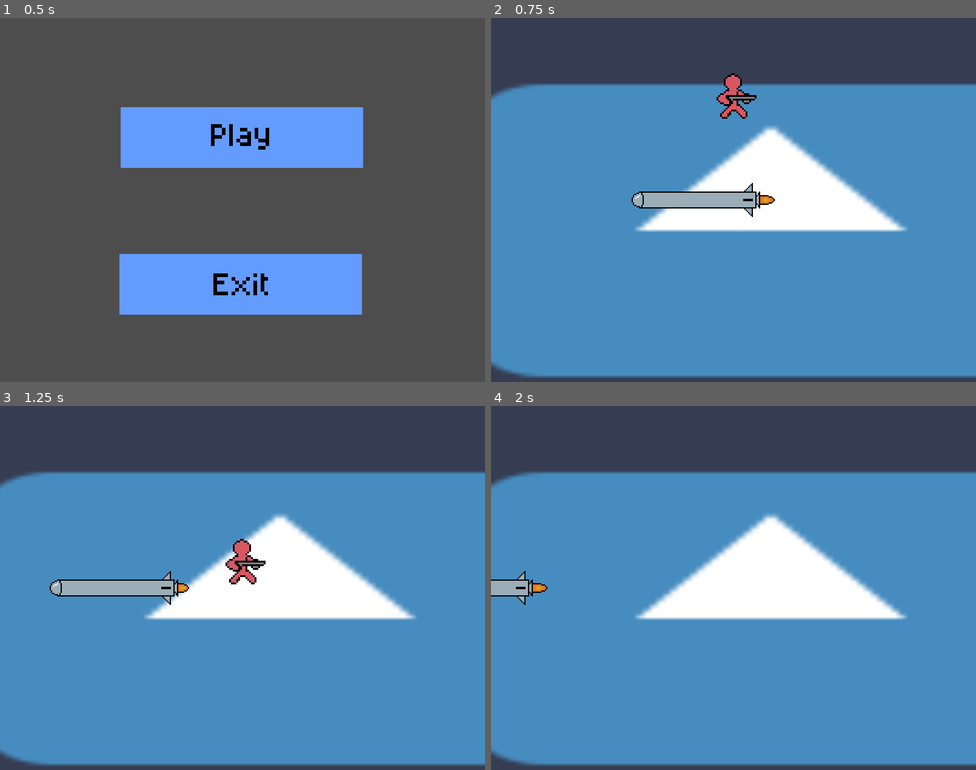
Above: before the commit, frames 1-4 (two rows, left to right).
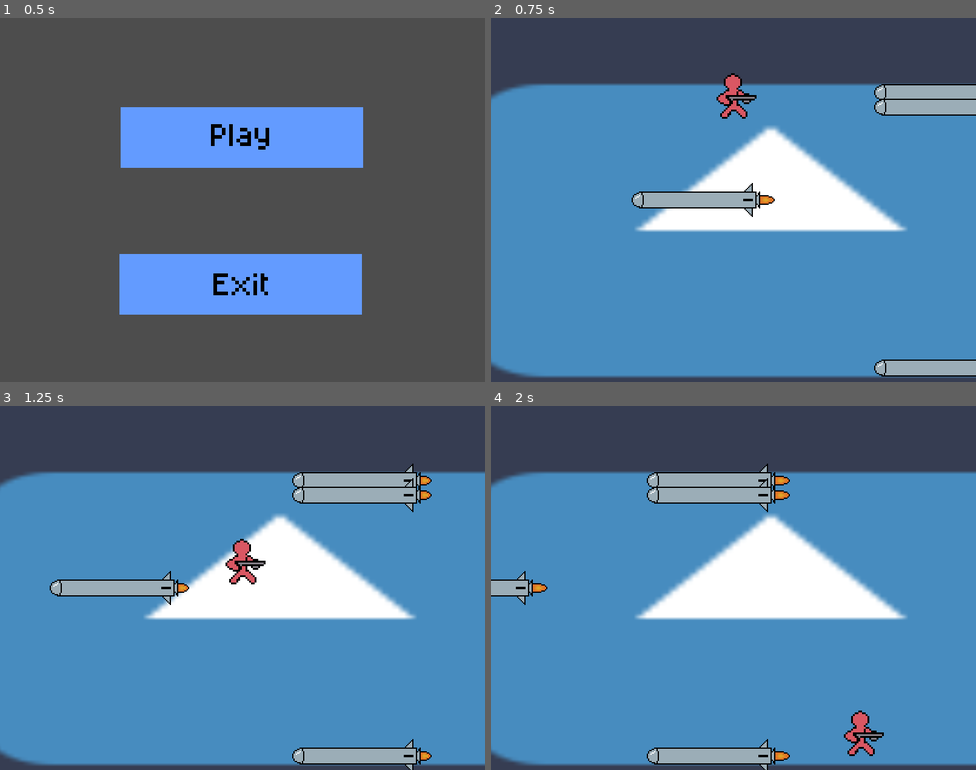
Above: after the commit, the same moments.

Repository: terminator0521/air-jumper
Game: Godot game, scene res://scenes/start_menu.tscn
The game is run twice, just before and just after one commit, with the same random seed, the same clock (stepped at 60 frames per second) and the same inputs. The engine's default icon, where the game draws it, is replaced by a stand-in: a white triangle on a blue panel in a dark square.
Inputs (mouse positions are in pixels of both pictures, inside the frame that each line leads up to):
- Up to frame 1 (0.5 s): no input
- Up to frame 2 (0.75 s): click (733, 138) at 0.5 s
- Up to frame 3 (1.25 s): no input
- Up to frame 4 (2 s): hold Right from 1.28 s (still down); tap Z (jump) at 1.52 s

Frame 1 is identical in both runs. In frame 2, 2.7% of the frame differs, in the area x 79-100%, y 18-99%; in frame 3, 3.7%; in frame 4, 4.3%, in the area x 32-81%, y 15-100%.

Commit message:
add spawn first wave rocket (debug)

Diff:
--- a/scripts/game.gd
+++ b/scripts/game.gd
@@ -1,7 +1,7 @@
 extends Node2D
 
-signal rocket_reset(pos: Vector2)
-signal rocket_offscreen
+signal rocket_reset(id, pos: Vector2)
+signal rocket_offscreen(id)
 # Called when the node enters the scene tree for the first time.
 func _ready() -> void:
 	pass # Replace with function body.
--- a/scripts/platform_mgr.gd
+++ b/scripts/platform_mgr.gd
@@ -7,18 +7,18 @@
 const _ROCKET_SCENE = preload("res://objects/rocket_template.tscn")
 const _start_x = 400
 const _SPAWN_POS_Y: Array[Vector2] = [
-	Vector2(-250, _start_x),
-	Vector2(250, _start_x),
-	Vector2(167, _start_x),
-	Vector2(-167, _start_x),
-	Vector2(-233, _start_x),
-	Vector2(123, _start_x),
-	Vector2(-153, _start_x),
-	Vector2(256, _start_x),
-	Vector2(277, _start_x),
-	Vector2(123, _start_x),
-	Vector2(-297, _start_x),
-	Vector2(-177, _start_x)
+	Vector2(_start_x, -250),
+	Vector2(_start_x, 250),
+	Vector2(_start_x, 167),
+	Vector2(_start_x, -167),
+	Vector2(_start_x, -233),
+	Vector2(_start_x, 123),
+	Vector2(_start_x, -153),
+	Vector2(_start_x, 256),
+	Vector2(_start_x, 277),
+	Vector2(_start_x, 123),
+	Vector2(_start_x, -297),
+	Vector2(_start_x, -177)
 ]
 var _rockets: Array[Node2D]
 # Called when the node enters the scene tree for the first time.
@@ -33,6 +33,7 @@
 		var platforms = _ROCKET_SCENE.instantiate()
 		platforms.set_id(i)
 		add_child(platforms)
+		_reset_rocket(i)
 
 # Called every frame. 'delta' is the elapsed time since the previous frame.
 func _process(delta: float) -> void:
@@ -49,8 +50,8 @@
 
 
 
-func _reset_rocket() -> void:
+func _reset_rocket(id) -> void:
 	var new_pos = _SPAWN_POS_Y.pick_random()
 
-	Game.rocket_reset.emit(new_pos)
+	Game.rocket_reset.emit(id, new_pos)
 	pass
--- a/scripts/rocket.gd
+++ b/scripts/rocket.gd
@@ -1,6 +1,6 @@
 extends CharacterBody2D
 
-@export var id: int
+var id
 var is_active: bool = true;
 var displacement = Vector2(-300, 0)
 
@@ -11,15 +11,17 @@
 func _physics_process(delta: float) -> void:
 	if is_active:
 		move_and_collide(displacement * delta)
+		print(global_position)
 
 
 	pass
 
-func _reset_rocket(pos: Vector2) -> void:
-	position = pos
+func _reset_rocket(id, pos: Vector2) -> void:
+	if id == self.id:
+		global_position = pos
+		print(global_position)
 	pass
 
-func set_id(id: int) -> void:
+func set_id(id) -> void:
 	self.id = id
-	print(id)
 	pass
